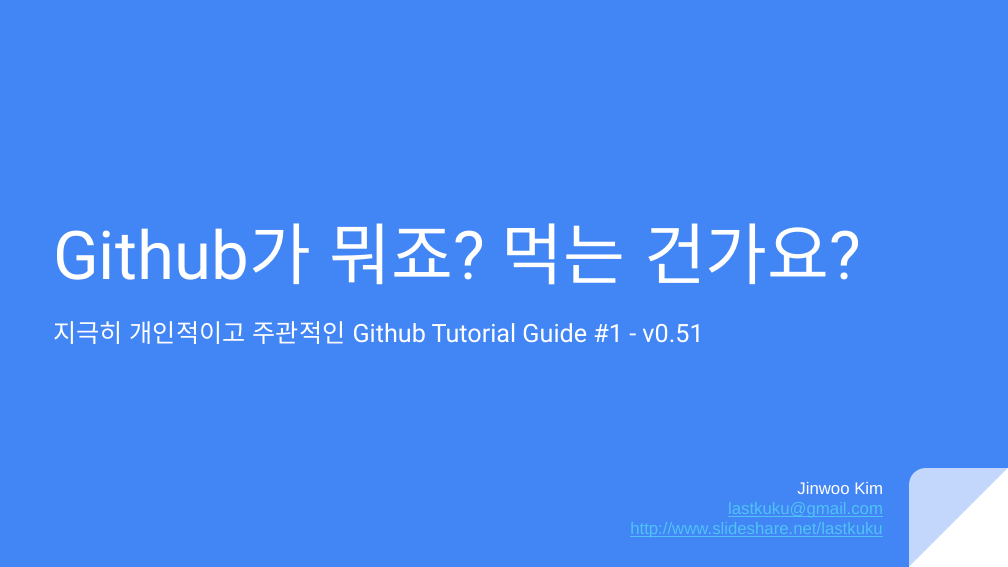
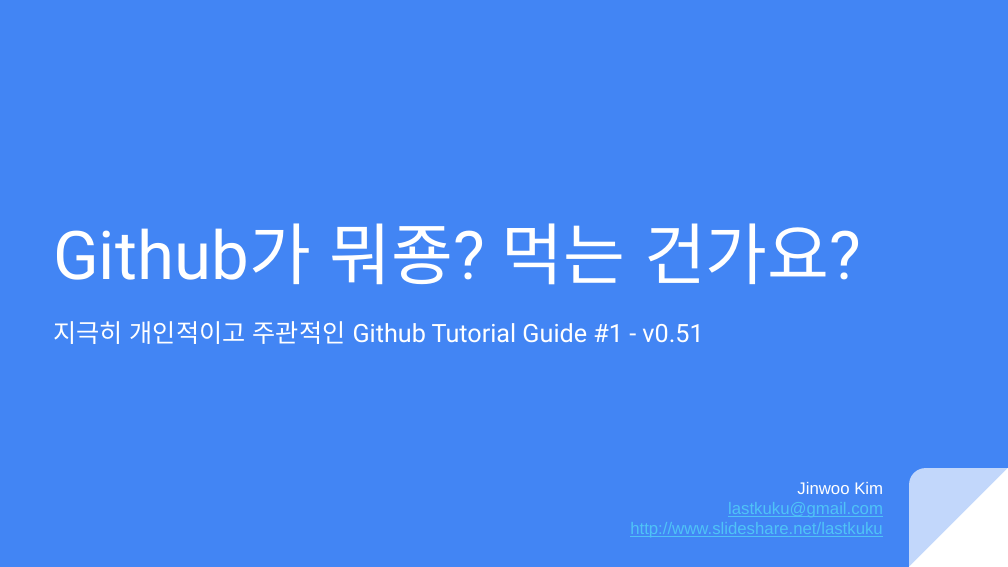
Before and after one commit to goohooh/fastcampus_wps1, a slide deck: slide 1 of GitHub_사용법.pptx. Drawn at 1008x567 pixels with LibreOffice and Linux fonts; fonts in the diff are those of the drawing. Boxes give left, top, right and bottom in pixels: in the first picture for what was removed or moved away, otherwise in the second. Text is boxed around its words. In the diff, an @@ line names an element or a change of style, - is before the commit and + after.

Commit message:
2nd commit

```diff
--- a/GitHub_사용법.pptx
+++ b/GitHub_사용법.pptx
@@ title at (x1=53, y1=223, x2=861, y2=285): text changed @@
-Github가 뭐죠? 먹는 건가요?
+Github가 뭐죵? 먹는 건가요?
```
